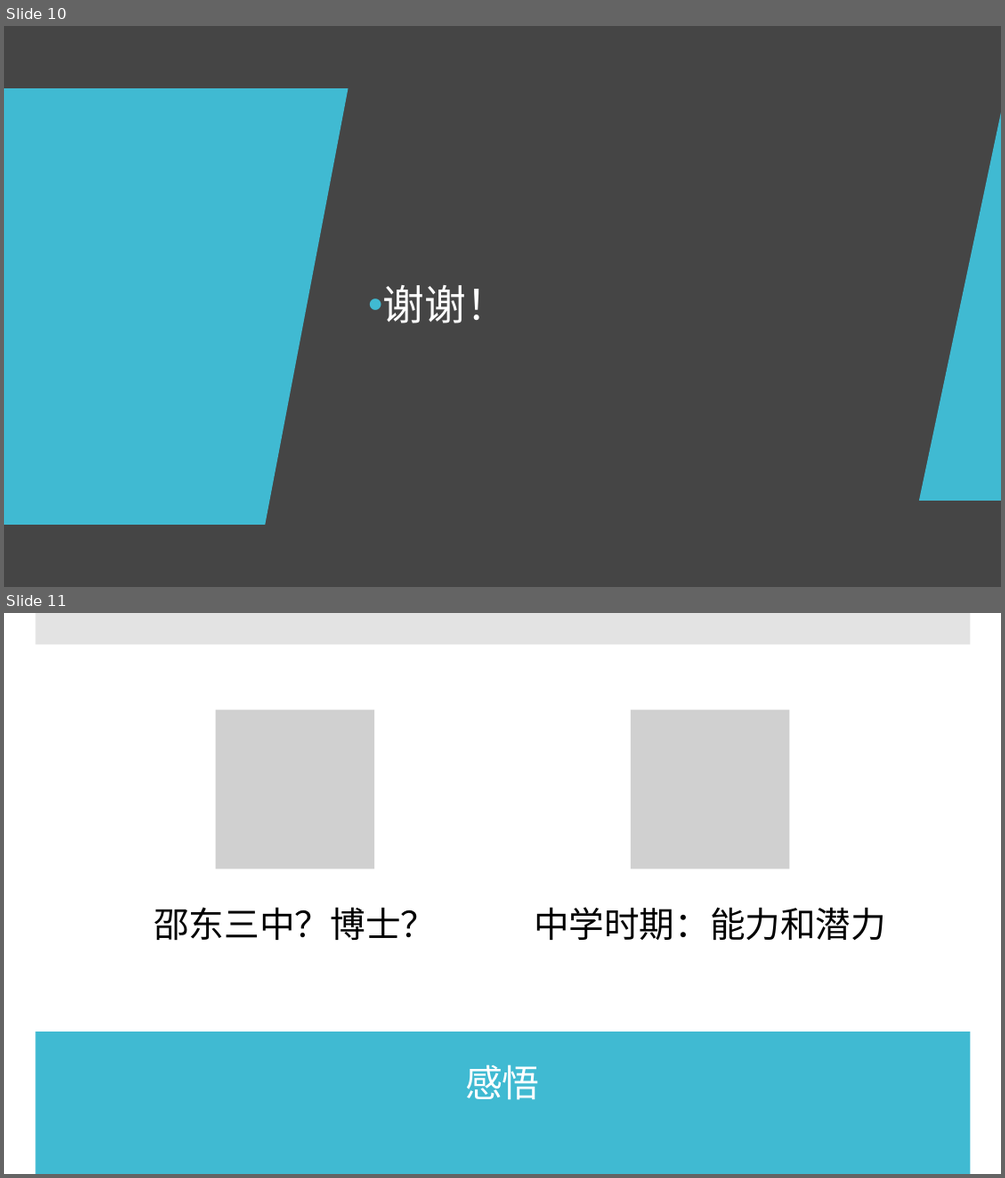
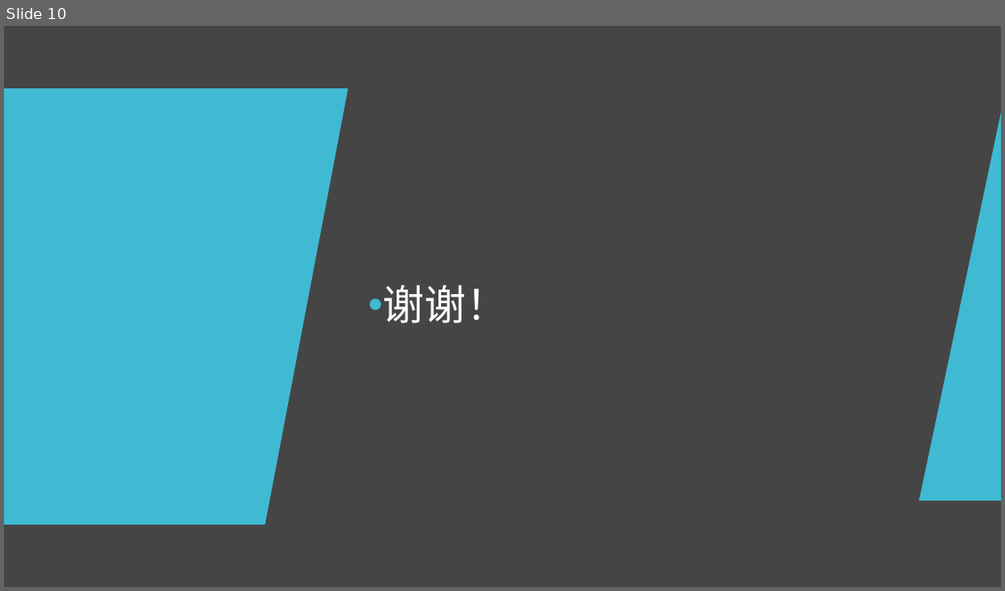
Before and after one commit to WeileiZeng/middle-school-study-plan, a slide deck: shizitang/phd.pptx. Shown one above the other, each under a label of ours: slides 10 and 11 before the commit, slide 10 after it. The pictures are 1005x1178 and 1005x591 pixels, drawn with LibreOffice and Linux fonts; fonts in the diff are those of the drawing; grey boxes stand for pictures. Boxes give left, top, right and bottom in pixels: in the first picture for what was removed or moved away, otherwise in the second. Text is boxed around its words. In the diff, an @@ line names an element or a change of style, - is before the commit and + after.

```diff
--- a/shizitang/phd.pptx
+++ b/shizitang/phd.pptx
@@ slide 11 removed at [4, 613, 1001, 1174], background #FFFFFF; not listed: 2 template elements that a slide beside it also shows @@
@@ rectangle removed at [4, 613, 1001, 1174] @@
@@ rectangle removed at [35, 613, 971, 644] @@
@@ group removed at [154, 709, 886, 941]: 2 pictures, 2 texts @@
-邵东三中？博士？
-中学时期：能力和潜力
@@ rectangle removed at [35, 1032, 971, 1174] @@
@@ title removed at [465, 1064, 539, 1100] @@
-感悟
```
Also in this commit, not shown: 3 slides changed, 5 other files.
